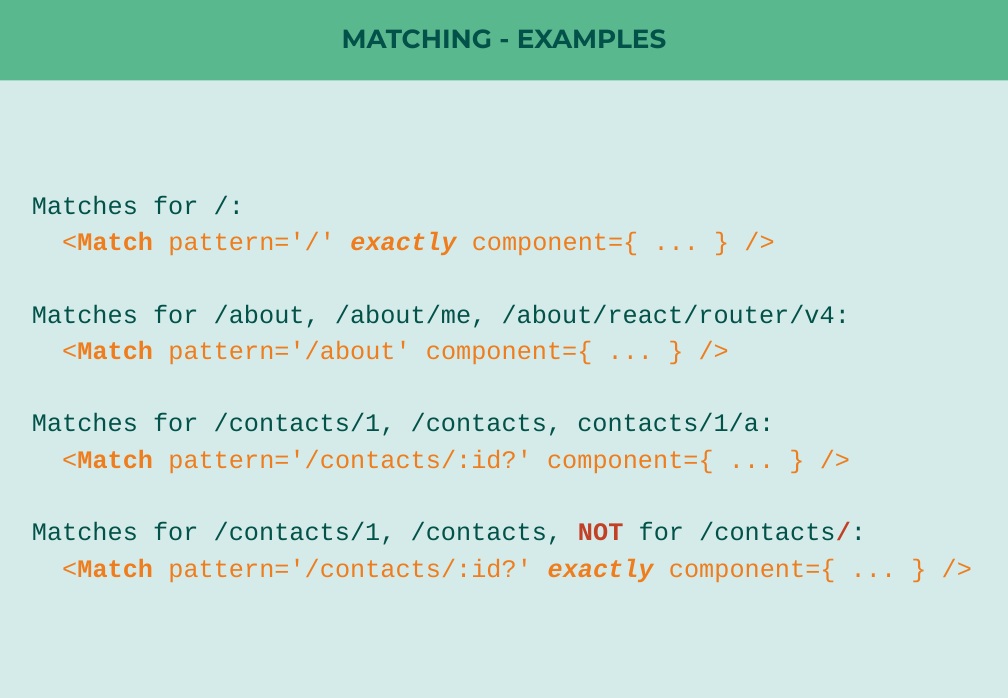
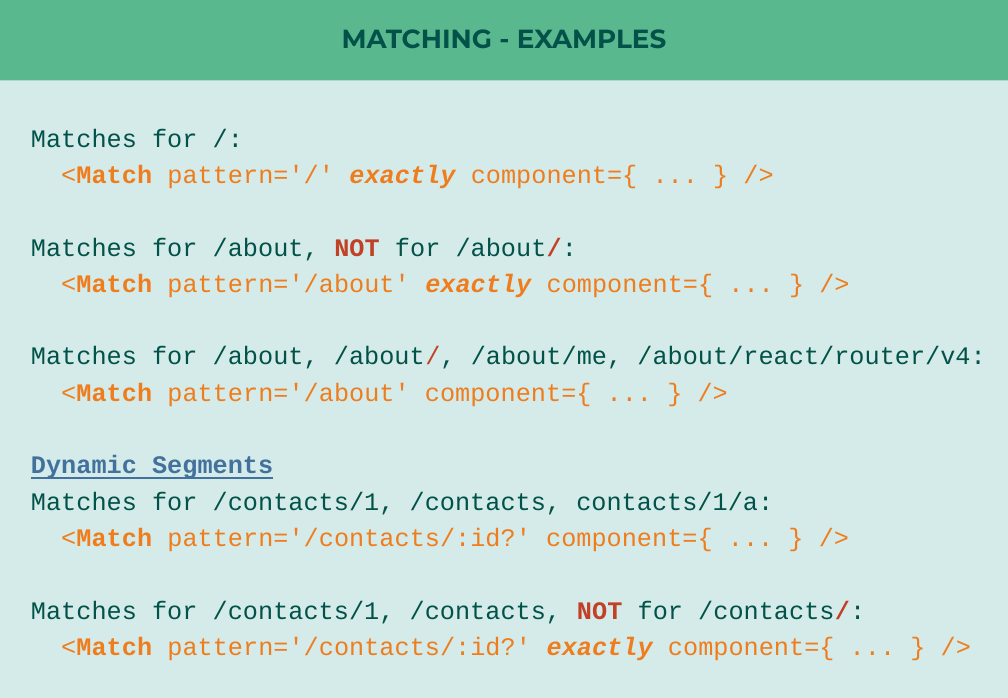
Before and after one commit to nilshartmann/react-rr4-example, a slide deck: slide 14 of react-router-meetup.pptx (slide 10 before the commit). Drawn at 1008x698 pixels with LibreOffice and Linux fonts; fonts in the diff are those of the drawing. Boxes give left, top, right and bottom in pixels: in the first picture for what was removed or moved away, otherwise in the second. Text is boxed around its words. In the diff, an @@ line names an element or a change of style, - is before the commit and + after.

```diff
--- a/react-router-meetup.pptx
+++ b/react-router-meetup.pptx
@@ text "Matches for /:": place and size @@
-text "Matches for /:" at bbox=[32, 195, 866, 583]
+text "Matches for /:" at bbox=[31, 128, 985, 661]
@@ text at bbox=[31, 237, 985, 369]: text changed @@
-Matches for /about, /about/me, /about/react/router/v4:
+Matches for /about, NOT for /about/:
+<Match pattern='/about' exactly component={ ... } />
+Matches for /about, /about/, /about/me, /about/react/router/v4:
@@ text at bbox=[31, 455, 273, 479]: paragraph added @@
+Dynamic Segments
```
Also in this commit, not shown: 5 other slides changed, 7 slides added, 1 slide removed.
